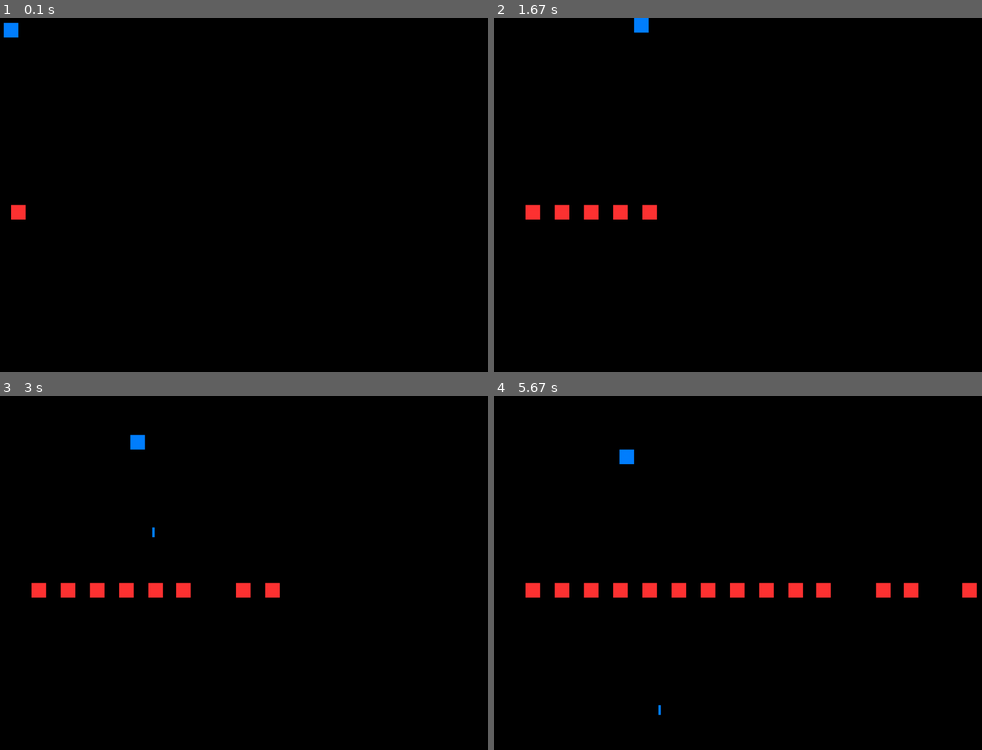
Above: before the commit, frames 1-4 (two rows, left to right).
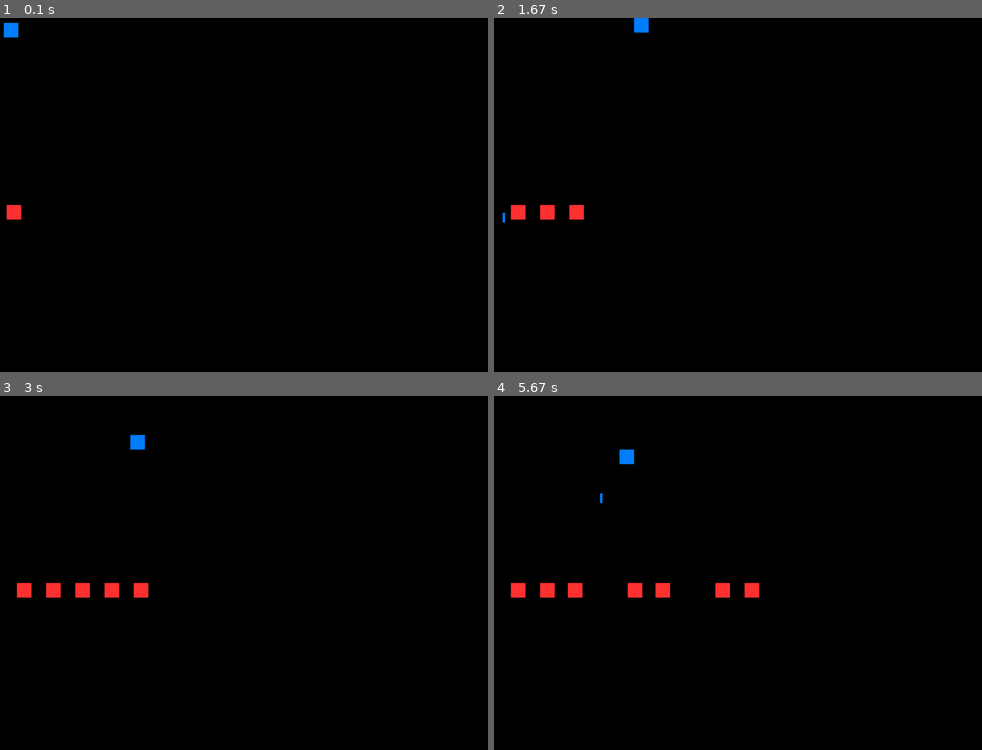
Above: after the commit, the same moments.

Repository: JasZhe/Tower-Defense
Game: pygame game, started from game.py
The game is run twice, just before and just after one commit, with the same random seed, the same clock (stepped at 60 frames per second) and the same inputs.
Inputs:
- Up to frame 1 (0.1 s): no input
- Up to frame 2 (1.67 s): hold Space 0.33-0.8 s; hold Right 0.33-0.8 s; hold Right 0.83-1.3 s; tap Space at 0.9, 1.2, 1.4 s; hold Up 1.33-1.63 s
- Up to frame 3 (3 s): hold Right 1.67-2.13 s; tap Space at 1.73, 2.03, 2.23, 2.53, 2.8 s; hold Left 2.17-2.7 s; hold Down from 2.73 s (still down)
- Up to frame 4 (5.67 s): release Down at 3.03 s; hold Left 3.07-3.47 s; tap Space at 3.13, 3.43, 3.57, 3.97, 4.27, 4.63, 5.03, 5.33, 5.53 s; hold Up 3.5-3.87 s; hold Right 3.9-4.53 s; hold Down 4.57-4.93 s; hold Left 4.97-5.43 s; hold Right from 5.47 s (still down)

The runs differ from the first frame. In frame 1, less than 0.1% of the frame differs, in the area x 1-6%, y 52-57%; in frame 2, 1.0%; in frame 3, 1.7%; in frame 4, 2.7%, in the area x 3-99%, y 27-91%.

Commit message:
got rid of some hard coding

Diff:
--- a/game.py
+++ b/game.py
@@ -32,16 +32,35 @@
 # Notes:
 #
 # should I allow the player to help kill enemies?
+# for the tower range, create an invisible rect around the tower
+
+#*************************************************************
+# bullet_list = []
+# bullet_delay = 0
+# if bullet_delay == 0 and pressed[pygame.K_SPACE]:
+# 	bullet_list.append()
+# 	bullet_delay = 20
+
+# for bullet in bullet_list:
+# 	draw bullet
+# 	update bullet
+
+# bullet_delay = bullet_delay - 1
+#
+#***************************************************************
+
 
 class Player(object):
 
-	def __init__(self, body, colour, screen_width, screen_height):
+	def __init__(self, body, colour, screen_width, screen_height, x, y):
 		self.body = body
 		self.colour = colour
 		self.screen_width = screen_width
 		self.screen_height = screen_height
-
-	def update(self, x, y):
+		self.horizontal_speed = x
+		self.vertical_speed = y
+
+	def update(self, x = 0, y = 0):
 
 		# Make sure the player can't leave the screen.
 
@@ -121,17 +140,20 @@
 
 BLUE = (0, 128, 255)
 RED = (255, 51, 51)
+BLACK = (0, 0, 0)
+frame_rate = 30
+tick_speed = 300
 pygame.init()
 
 width = 1024
 height = 768
 size = (width, height)
-black = (0, 0, 0)
 screen = pygame.display.set_mode(size)
 
 clock = pygame.time.Clock()
 
-player = Player(pygame.Rect((10, 10), (30, 30)), BLUE, width, height)
+player = Player(pygame.Rect((10, 10), (30, 30)), BLUE, width, height,
+	tick_speed / frame_rate, tick_speed / frame_rate)
 
 enemy_list = []
 counter = 0
@@ -156,20 +178,20 @@
 
 	pressed = pygame.key.get_pressed()
 	if pressed[pygame.K_UP]:
-		player.update(0, -5)
+		player.update(y = -player.vertical_speed)
 	if pressed[pygame.K_DOWN]:
-		player.update(0, 5)
+		player.update(y = player.vertical_speed)
 	if pressed[pygame.K_LEFT]:
-		player.update(-5, 0)
+		player.update(x = -player.horizontal_speed)
 	if pressed[pygame.K_RIGHT]:
-		player.update(5, 0)
+		player.update(x = player.horizontal_speed)
 
 	if pressed[pygame.K_SPACE] and not shot_made:
 		bullet = Bullet((0, 10),
 			(player.body.x, player.body.y), BLUE, height)
 		shot_made = 1
 
-	screen.fill(black)
+	screen.fill(BLACK)
 	pygame.draw.rect(screen, player.colour, player.body)
 
 	# If the player made a shot draw the bullet
@@ -183,6 +205,7 @@
 
 	# Draw each enemy and move it
 	# If the enemy gets to the end of the screen remove it
+	# Put draw and remove in different loops
 	for enemy in enemy_list:
 		pygame.draw.rect(screen, enemy.colour, enemy.body)
 		enemy.update()
@@ -194,5 +217,5 @@
 				shot_made = 0
 
 	pygame.display.flip()
-	clock.tick(60)
+	clock.tick(frame_rate)
 	counter = counter + 1
